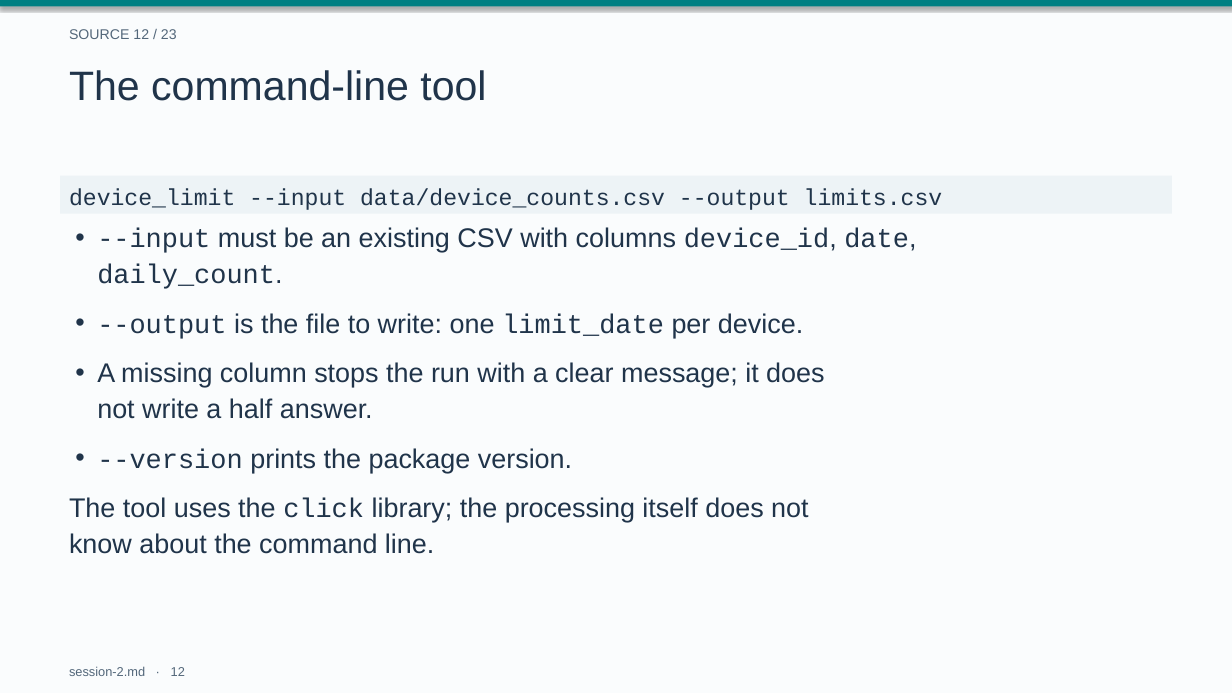
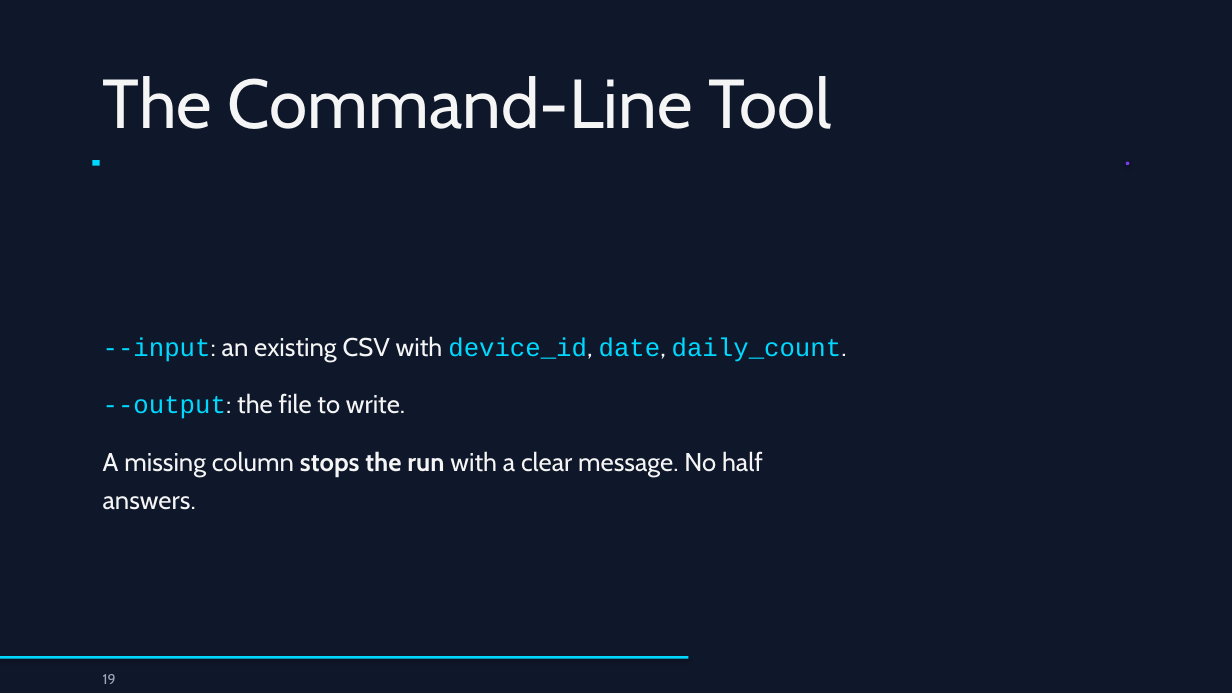
Before and after one commit to drweihungpan-lab/3R-teaching, a slide deck: slide 19 of materials/slides/session-2.pptx (slide 12 before the commit). Drawn at 1232x693 pixels with LibreOffice and Linux fonts; fonts in the diff are those of the drawing. Boxes give left, top, right and bottom in pixels: in the first picture for what was removed or moved away, otherwise in the second. Text is boxed around its words. In the diff, an @@ line names an element or a change of style, - is before the commit and + after.

```diff
--- a/materials/slides/session-2.pptx
+++ b/materials/slides/session-2.pptx
@@ background #FAFCFD to #0F172A @@
@@ rectangle removed at [0,0,1232,6] @@
@@ text removed at [69,29,177,39] @@
-SOURCE 12 / 23
@@ text at [103,76,832,129]: text changed; size 32 to 54 pt; font Arial to Cabin; text colour #20344A to #F5F5F5 @@
-The command-line tool
+The Command-Line Tool
@@ rectangle removed at [60,176,1172,213] @@
-device_limit --input data/device_counts.csv --output limits.csv
@@ rectangle added at [92,160,100,165], fill #00D9FF @@
@@ ellipse added at [1126,162,1129,165], fill #7C3AED @@
@@ text at [103,336,847,362]: text changed; size 21 to 20 pt; font Arial to Courier New; text colour #20344A to #00D9FF @@
-• --input must be an existing CSV with columns device_id, date,
-  daily_count.
+--input: an existing CSV with device_id, date, daily_count.
@@ text at [103,393,405,419]: text changed; size 21 to 20 pt; font Arial to Cabin; text colour #20344A to #F5F5F5 @@
-• --output is the file to write: one limit_date per device.
+--output: the file to write.
@@ text removed at [97,448,572,473] @@
-• --version prints the package version.
@@ text at [103,451,763,510]: text changed; size 21 to 20 pt; font Arial to Cabin; text colour #20344A to #F5F5F5 @@
-• A missing column stops the run with a clear message; it does
-  not write a half answer.
+A missing column stops the run with a clear message. No half
+answers.
@@ text removed at [69,497,808,554] @@
-The tool uses the click library; the processing itself does not
-know about the command line.
@@ rectangle added at [0,656,689,659], fill #00D9FF @@
@@ text removed at [69,666,185,676] @@
-session-2.md · 12
@@ text added at [103,674,116,684], 11 pt, text #A0A8B8 @@
+19
```
Also in this commit, not shown: 6 other slides changed, 27 slides added, 16 slides removed, 4 other files.
